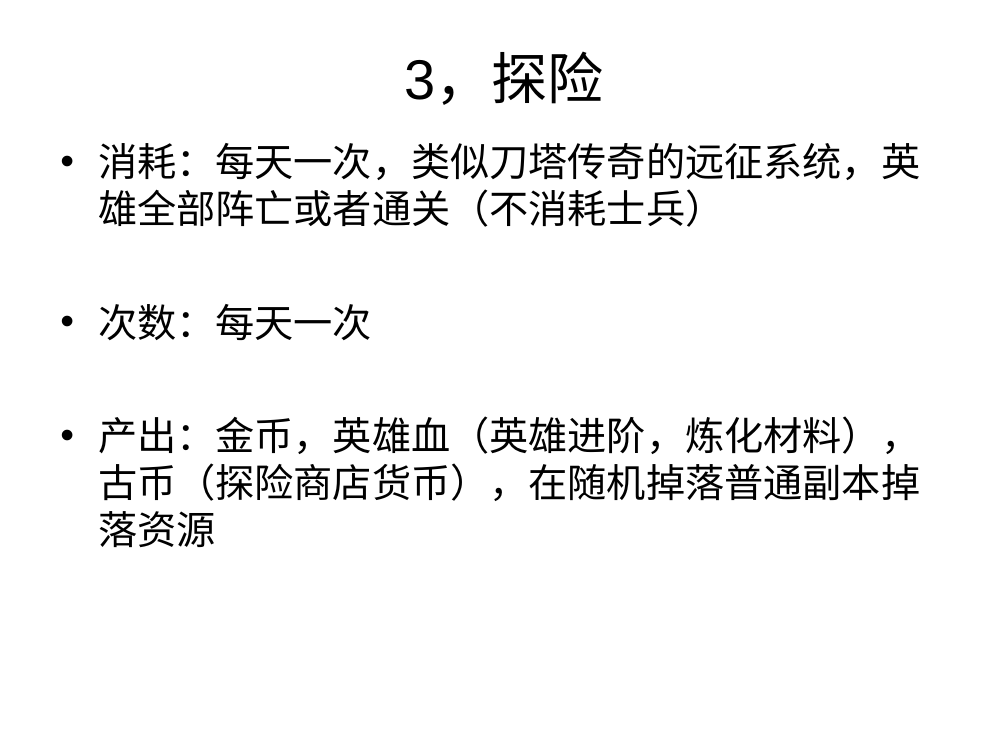
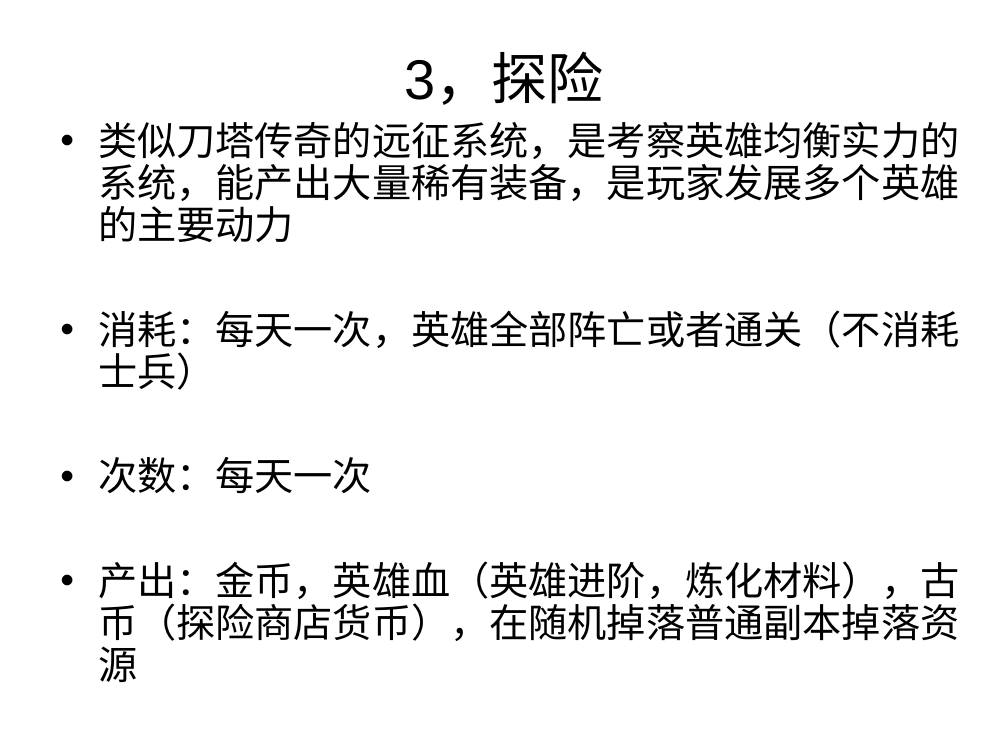
Before and after one commit to caihan1984/demov1, a slide deck: slide 20 of Assets/document/demo.ppt (slide 19 before the commit). Drawn at 1008x756 pixels with LibreOffice and Linux fonts; fonts in the diff are those of the drawing. Boxes give left, top, right and bottom in pixels: in the first picture for what was removed or moved away, otherwise in the second. Text is boxed around its words. In the diff, an @@ line names an element or a change of style, - is before the commit and + after.

```diff
--- a/Assets/document/demo.ppt
+++ b/Assets/document/demo.ppt
@@ text "类似刀塔传奇的远征系统，是考察英雄均衡实力的系统，能产出大量稀有装备，是玩家发展多个英雄的主要动力": place and size @@
-text "类似刀塔传奇的远征系统，是考察英雄均衡实力的系统，能产出大量稀有装备，是玩家发展多个英雄的主要动力" at <box>98,143,920,547</box>
+text "类似刀塔传奇的远征系统，是考察英雄均衡实力的系统，能产出大量稀有装备，是玩家发展多个英雄的主要动力" at <box>98,122,959,682</box>
@@ text at <box>98,122,959,390</box>: text changed @@
-• 消耗：每天一次，类似刀塔传奇的远征系统，英雄全部阵亡或者通关（不消耗士兵）
+• 类似刀塔传奇的远征系统，是考察英雄均衡实力的系统，能产出大量稀有装备，是玩家发展多个英雄的主要动力
+• 消耗：每天一次，英雄全部阵亡或者通关（不消耗士兵）
@@ text at <box>98,457,959,682</box>: line spacing 1 to 0.9 @@
```
Also in this commit, not shown: 5 other slides changed, 2 slides added, 1 slide removed.
